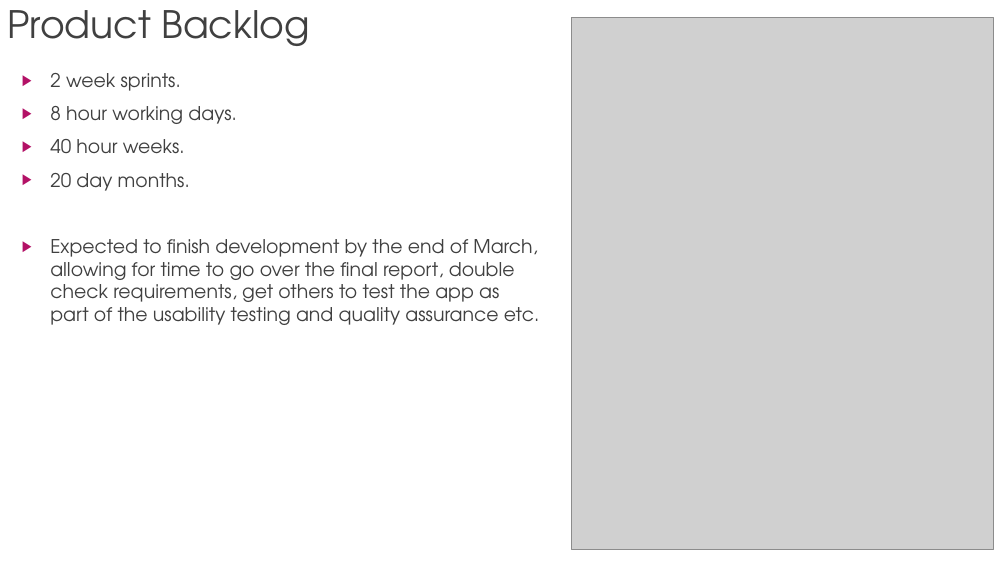
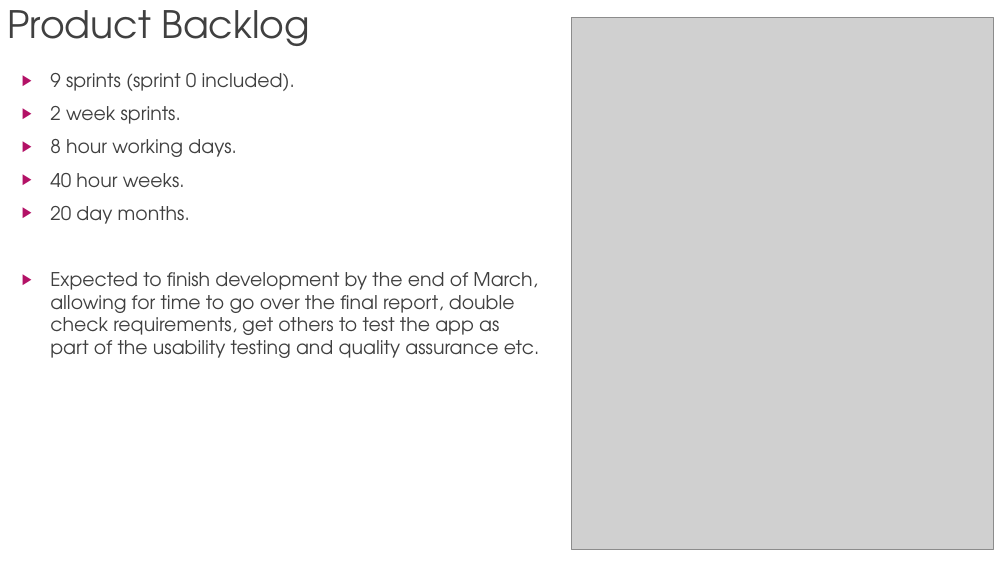
Before and after one commit to Xtrendence/CryptoShare, a slide deck: slide 10 of docs/Meetings/3/3.pptx (slide 11 before the commit). Drawn at 1008x567 pixels with LibreOffice and Linux fonts; fonts in the diff are those of the drawing; grey boxes stand for pictures. Boxes give left, top, right and bottom in pixels: in the first picture for what was removed or moved away, otherwise in the second. Text is boxed around its words. In the diff, an @@ line names an element or a change of style, - is before the commit and + after.

```diff
--- a/docs/Meetings/3/3.pptx
+++ b/docs/Meetings/3/3.pptx
@@ text at (x1=50, y1=73, x2=295, y2=91): paragraph added @@
+▶ 9 sprints (sprint 0 included).
```
Also in this commit, not shown: 5 other slides changed, 1 slide removed.
